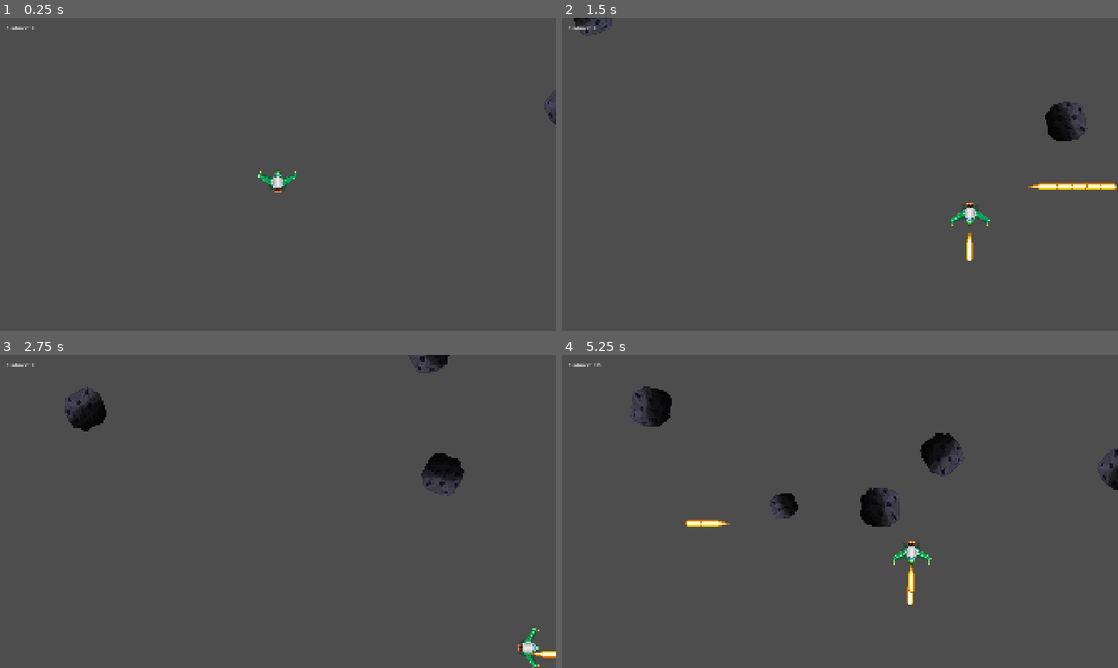
Above: before the commit, frames 1-4 (two rows, left to right).
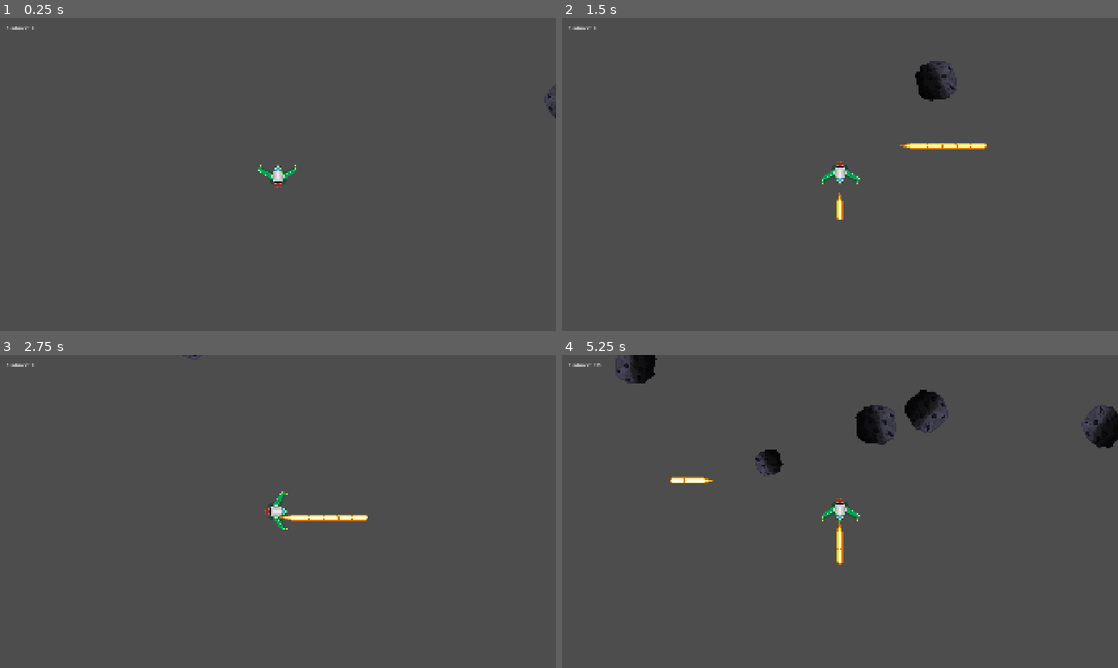
Above: after the commit, the same moments.

Repository: Mirguini/AsteroidZ
Game: Godot game, scene res://MainScene/Main.tscn
Two runs of this game, one before a commit and one after it. Both use one fixed random seed, a clock stepped at 60 frames per second and the inputs below.
Inputs (mouse positions are in pixels of both pictures, inside the frame that each line leads up to):
- Up to frame 1 (0.25 s): no input
- Up to frame 2 (1.5 s): move the mouse to (962, 158) at 0.52 s; press the mouse at (962, 158) at 0.53 s; hold D (moveRight) 0.53-1.28 s; move the mouse to (728, 190) at 1.27 s; release the mouse at (728, 190) at 1.28 s; hold S (moveDown) from 1.28 s (still down); click (728, 190) at 1.35 s
- Up to frame 3 (2.75 s): move the mouse to (333, 442) at 2.02 s; release S (moveDown) at 2.03 s; press the mouse at (333, 442) at 2.03 s; hold D (moveRight) from 2.03 s (still down)
- Up to frame 4 (5.25 s): move the mouse to (812, 574) at 2.77 s; release D (moveRight) at 2.78 s; release the mouse at (812, 574) at 2.78 s; hold W (moveUp) 2.78-3.53 s; click (812, 574) at 2.85 s; move the mouse to (1006, 558) at 3.52 s; press the mouse at (1006, 558) at 3.53 s; hold A (moveLeft) 3.53-5.03 s; move the mouse to (673, 464) at 4.27 s; release the mouse at (673, 464) at 4.28 s; click (673, 464) at 4.35 s; move the mouse to (867, 511) at 5.02 s; press the mouse at (867, 511) at 5.03 s; hold S (moveDown) from 5.03 s (still down)

The runs differ from the first frame. In frame 1, 0.4% of the frame differs, in the area x 46-100%, y 21-56%; in frame 2, 2.6%; in frame 3, 2.2%; in frame 4, 5.6%, in the area x 9-100%, y 0-80%.

Commit message:
ShootingSoundEffect + Movement Fix
He afegit el so de quan dispara el jugador i he solucionat problemes de moviment al moure's amb diagonal.

Diff:
--- a/asteroid-z/Asteroid/Asteroid.tscn
+++ b/asteroid-z/Asteroid/Asteroid.tscn
@@ -6,9 +6,11 @@
 [sub_resource type="CircleShape2D" id="CircleShape2D_n00aa"]
 radius = 53.65
 
+[sub_resource type="CircleShape2D" id="CircleShape2D_mf2qt"]
+radius = 63.03174
+
 [node name="Asteroid" type="CharacterBody2D" groups=["asteroids"]]
 script = ExtResource("1_n00aa")
-asteroid_scene = null
 
 [node name="CollisionShape2D" type="CollisionShape2D" parent="."]
 shape = SubResource("CircleShape2D_n00aa")
@@ -17,3 +19,10 @@
 position = Vector2(1, 2)
 scale = Vector2(0.475, 0.475)
 texture = ExtResource("1_l7pm1")
+
+[node name="Hitbox" type="Area2D" parent="."]
+
+[node name="CollisionShape2D" type="CollisionShape2D" parent="Hitbox"]
+shape = SubResource("CircleShape2D_mf2qt")
+
+[connection signal="body_entered" from="Hitbox" to="." method="_on_hitbox_body_entered"]
--- a/asteroid-z/Asteroid/asteroid.gd
+++ b/asteroid-z/Asteroid/asteroid.gd
@@ -1,5 +1,7 @@
 extends CharacterBody2D
 signal destroyed(points: int)
+
+@export var hit_cd := 0.35
 
 @export var score_value: int = 100
 
@@ -79,3 +81,8 @@
 			child.call_deferred("set_direction", dirs[i])
 		else:
 			child.set_deferred("direction", dirs[i])
+
+func _on_hitbox_body_entered(body: Node2D) -> void:
+	if body.has_method("take_hit"):
+		body.call_deferred("take_hit")
+		set_direction((global_position - body.global_position).normalized())
--- /dev/null
+++ b/asteroid-z/MainScene/DamageFlash.gd
@@ -0,0 +1,21 @@
+extends ColorRect
+
+@export var peak_alpha := 0.25
+@export var in_time := 0.05
+@export var out_time := 0.18
+
+var _tween: Tween
+
+func _ready() -> void:
+	add_to_group("damage_flash")
+
+func flash() -> void:
+	if _tween != null and _tween.is_valid():
+		_tween.kill()
+	var c := color
+	c.a = 0.0
+	color = c
+	visible = true
+	_tween = create_tween()
+	_tween.tween_property(self, "color:a", peak_alpha, in_time)
+	_tween.tween_property(self, "color:a", 0.0, out_time)
--- a/asteroid-z/MainScene/Main.tscn
+++ b/asteroid-z/MainScene/Main.tscn
@@ -33,3 +33,11 @@
 offset_top = 23.0
 offset_right = 173.0
 offset_bottom = 100.0
+
+[node name="DamageFlash" type="ColorRect" parent="CanvasLayer"]
+anchors_preset = 15
+anchor_right = 1.0
+anchor_bottom = 1.0
+grow_horizontal = 2
+grow_vertical = 2
+color = Color(1.2700006, 0, 0, 0)
--- /dev/null
+++ b/asteroid-z/Player/CameraShake.gd
@@ -0,0 +1,32 @@
+extends Camera2D
+
+@export var default_shake_strength := 8.0
+@export var default_shake_time := 0.18
+
+var _shake_time := 0.0
+var _shake_strength := 0.0
+var _base_offset := Vector2.ZERO
+var _rng := RandomNumberGenerator.new()
+
+func _ready() -> void:
+	_rng.randomize()
+	_base_offset = offset
+
+func shake(strength: float = -1.0, time: float = -1.0) -> void:
+	if strength < 0.0:
+		strength = default_shake_strength
+	if time < 0.0:
+		time = default_shake_time
+	_shake_strength = max(_shake_strength, strength)
+	_shake_time = max(_shake_time, time)
+
+func _process(delta: float) -> void:
+	if _shake_time > 0.0:
+		_shake_time -= delta
+		offset = _base_offset + Vector2(
+			_rng.randf_range(-_shake_strength, _shake_strength),
+			_rng.randf_range(-_shake_strength, _shake_strength)
+		)
+	else:
+		offset = _base_offset
+		_shake_strength = 0.0
--- a/asteroid-z/Player/Player.tscn
+++ b/asteroid-z/Player/Player.tscn
@@ -1,8 +1,9 @@
-[gd_scene load_steps=5 format=3 uid="uid://t2d37sioy1wh"]
+[gd_scene load_steps=6 format=3 uid="uid://t2d37sioy1wh"]
 
 [ext_resource type="Script" uid="uid://cu7aa85jadpi3" path="res://Player/playerController.gd" id="1_q3lat"]
 [ext_resource type="PackedScene" uid="uid://pam55yfjpc2" path="res://Player/Bullet/Bullet.tscn" id="2_ddoul"]
 [ext_resource type="Texture2D" uid="uid://u7im126gtey" path="res://Player/nau.webp" id="2_tok1r"]
+[ext_resource type="AudioStream" uid="uid://csecji2ub10p5" path="res://Player/Bullet/laserShoot.wav" id="4_ddoul"]
 
 [sub_resource type="RectangleShape2D" id="RectangleShape2D_ddoul"]
 size = Vector2(92, 39)
@@ -24,3 +25,8 @@
 [node name="Muzzle" type="Marker2D" parent="."]
 position = Vector2(0, -54.815)
 gizmo_extents = 0.0
+
+[node name="ShootSfx" type="AudioStreamPlayer2D" parent="."]
+stream = ExtResource("4_ddoul")
+
+[node name="Camera2D" type="Camera2D" parent="."]
--- a/asteroid-z/Player/playerController.gd
+++ b/asteroid-z/Player/playerController.gd
@@ -1,7 +1,11 @@
 extends CharacterBody2D
 
+@onready var shoot_sfx: AudioStreamPlayer2D = $ShootSfx
+
 @export var speed := 600.0
+@export var hit_cd := 0.35
 
+var _can_take_hit := true
 
 var aimDir := Vector2.RIGHT
 
@@ -11,33 +15,36 @@
 var canShoot := true
 
 func _process(delta: float) -> void:
-		var input_vector = Vector2.ZERO
+	var input_vector = Vector2.ZERO
+	input_vector.x = Input.get_action_strength("moveRight") - Input.get_action_strength("moveLeft")
+	input_vector.y = Input.get_action_strength("moveDown") - Input.get_action_strength("moveUp")
+	input_vector = input_vector.normalized()
 
-		input_vector.x = Input.get_action_strength("moveRight") - Input.get_action_strength("moveLeft")
-		input_vector.y = Input.get_action_strength("moveDown") - Input.get_action_strength("moveUp")
+	velocity = input_vector * speed
+	move_and_slide()
 
-		input_vector = input_vector.normalized()
+	if input_vector.length() > 0.01:
+		aimDir = _snap_to_cardinal(input_vector)
+		_apply_rotation_from_aim(aimDir)
 
-		velocity = input_vector * speed
+	if Input.is_action_pressed("Shoot"):
+		tryShoot()
 
-		move_and_slide()
+func _snap_to_cardinal(v: Vector2) -> Vector2:
+	if abs(v.x) > abs(v.y):
+		return Vector2.RIGHT if v.x > 0.0 else Vector2.LEFT
+	else:
+		return Vector2.DOWN if v.y > 0.0 else Vector2.UP
 
-		if input_vector.length() > 0.01:
-			aimDir = input_vector
-
-			if abs(aimDir.x) > abs(aimDir.y):
-				if aimDir.x > 0:
-					rotation = deg_to_rad(90)
-				else:
-					rotation = deg_to_rad(-90)
-			else:
-				if aimDir.y < 0:
-					rotation = 0
-				else:
-					rotation = deg_to_rad(180)
-
-		if Input.is_action_pressed("Shoot"):
-			tryShoot()
+func _apply_rotation_from_aim(dir: Vector2) -> void:
+	if dir == Vector2.RIGHT:
+		rotation = deg_to_rad(90)
+	elif dir == Vector2.LEFT:
+		rotation = deg_to_rad(-90)
+	elif dir == Vector2.UP:
+		rotation = 0.0
+	else:
+		rotation = deg_to_rad(180)
 
 func tryShoot() -> void:
 	if not canShoot:
@@ -48,14 +55,42 @@
 
 	canShoot = false
 
+	if shoot_sfx != null:
+		shoot_sfx.stop()
+		shoot_sfx.play()
+
 	var b = bullet.instantiate()
 	b.global_position = muzzle.global_position
 
-	# ✅ Direcció del tret = on apuntes (ja està bé amb el teu sistema)
 	if "direction" in b:
-		b.direction = aimDir.normalized()
+		b.direction = aimDir
 
 	get_parent().add_child(b)
 
 	await get_tree().create_timer(fireCd).timeout
 	canShoot = true
+
+func take_hit() -> void:
+	if not _can_take_hit:
+		return
+
+	_can_take_hit = false
+
+	var flash := get_tree().get_first_node_in_group("damage_flash")
+	if flash != null:
+		flash.call("flash")
+
+	var cam := $Camera2D
+	if cam != null and cam.has_method("shake"):
+		cam.call("shake")
+
+	var sprite := $Sprite2D
+	if sprite != null:
+		sprite.modulate.a = 0.4
+
+	await get_tree().create_timer(hit_cd).timeout
+
+	if sprite != null:
+		sprite.modulate.a = 1.0
+
+	_can_take_hit = true
Not shown: 1 places in asteroid-z/Asteroid/Asteroid.tscn that only renumber resources
Not shown, added: asteroid-z/MainScene/DamageFlash.gd.uid
Not shown, added: asteroid-z/Player/Bullet/laserShoot.wav.import
Not shown, added: asteroid-z/Player/CameraShake.gd.uid
Not shown, added: asteroid-z/Player/Bullet/laserShoot.wav
